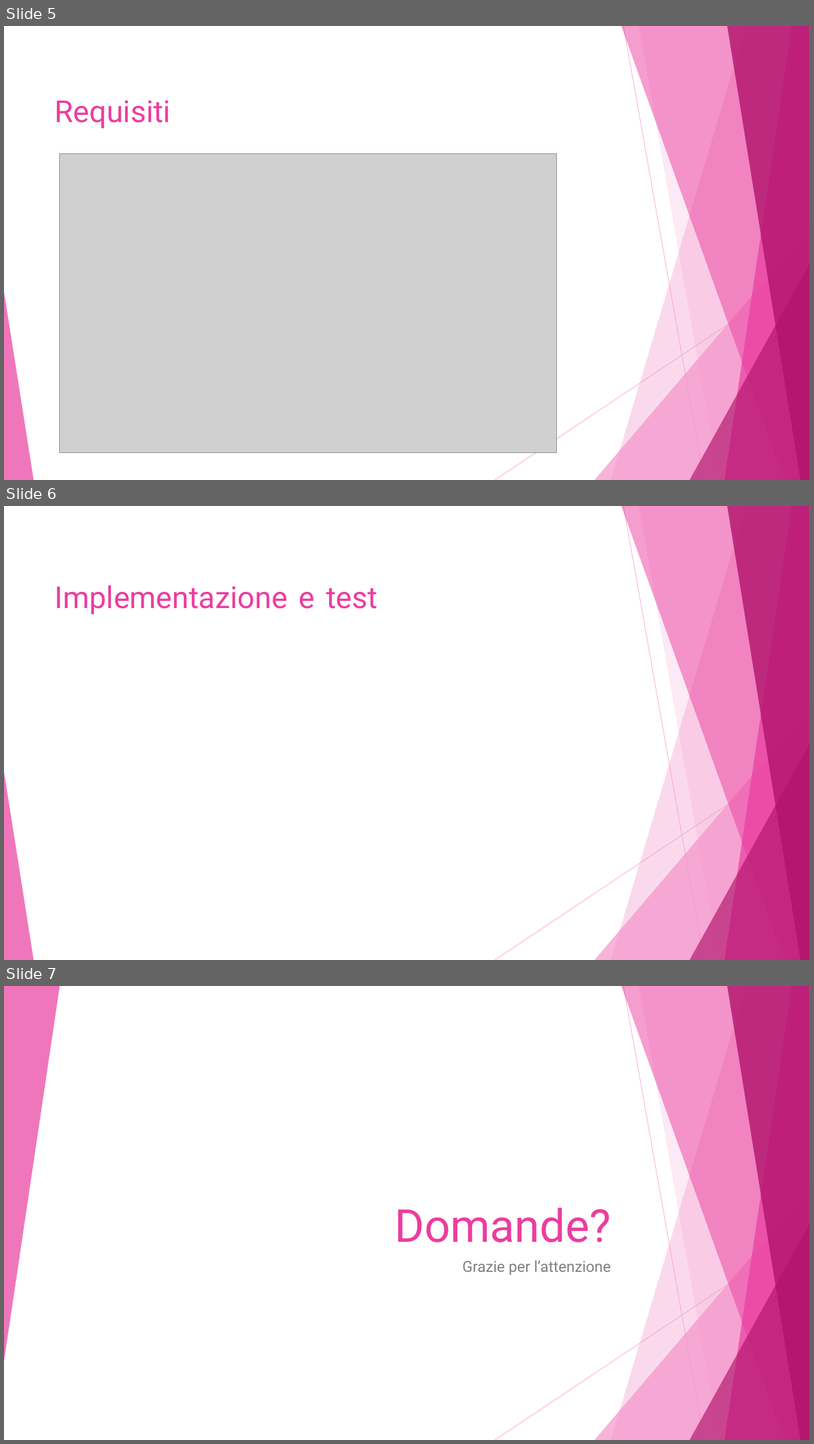
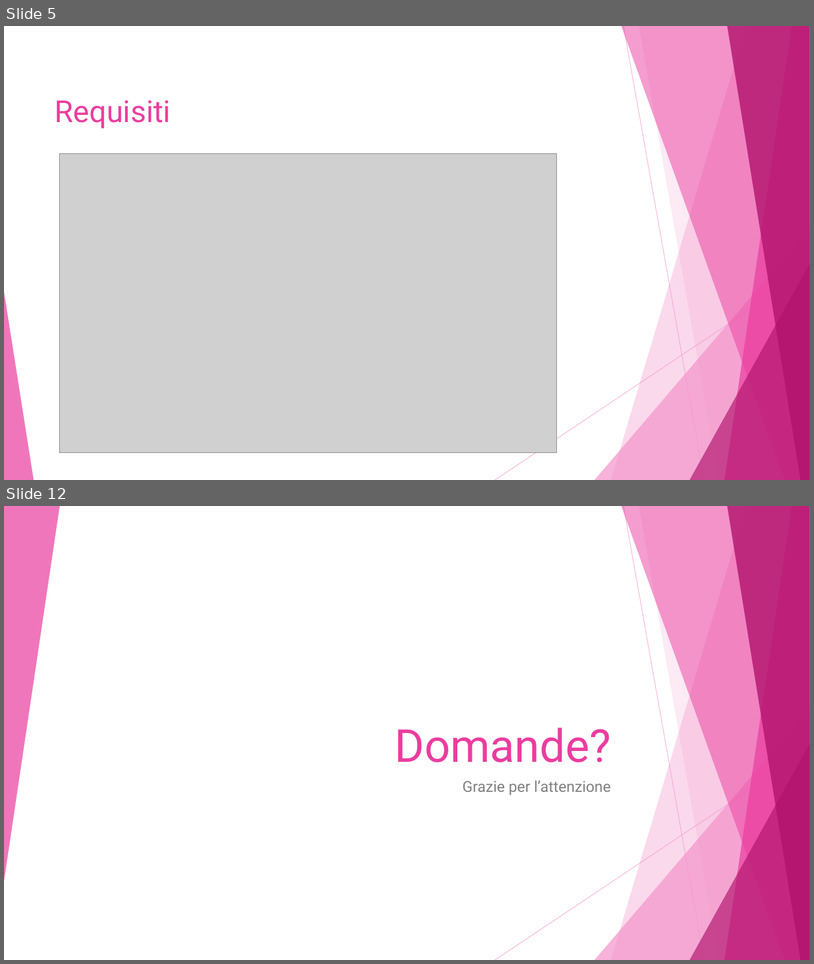
Before and after one commit to alessiax8/Info-Kiosk, a slide deck: Documenti/presentazione_info_kiosk.pptx. Shown one above the other, each under a label of ours: slides 5, 6 and 7 before the commit, slides 5 and 12 after it; the slides between them are not shown. The pictures are 814x1444 and 814x964 pixels, drawn with LibreOffice and Linux fonts; fonts in the diff are those of the drawing; grey boxes stand for pictures. Boxes give left, top, right and bottom in pixels: in the first picture for what was removed or moved away, otherwise in the second. Text is boxed around its words. In the diff, an @@ line names an element or a change of style, - is before the commit and + after.

```diff
--- a/Documenti/presentazione_info_kiosk.pptx
+++ b/Documenti/presentazione_info_kiosk.pptx
@@ slide 6 removed at bbox=[4, 506, 810, 960], background #FFFFFF; not listed: 10 template elements that a slide beside it also shows @@
@@ title removed at bbox=[55, 585, 378, 615] @@
-Implementazione e test
@@ what was slide 7 is now slide 12 @@
```
Also in this commit, not shown: 1 slide changed, 6 slides added.
